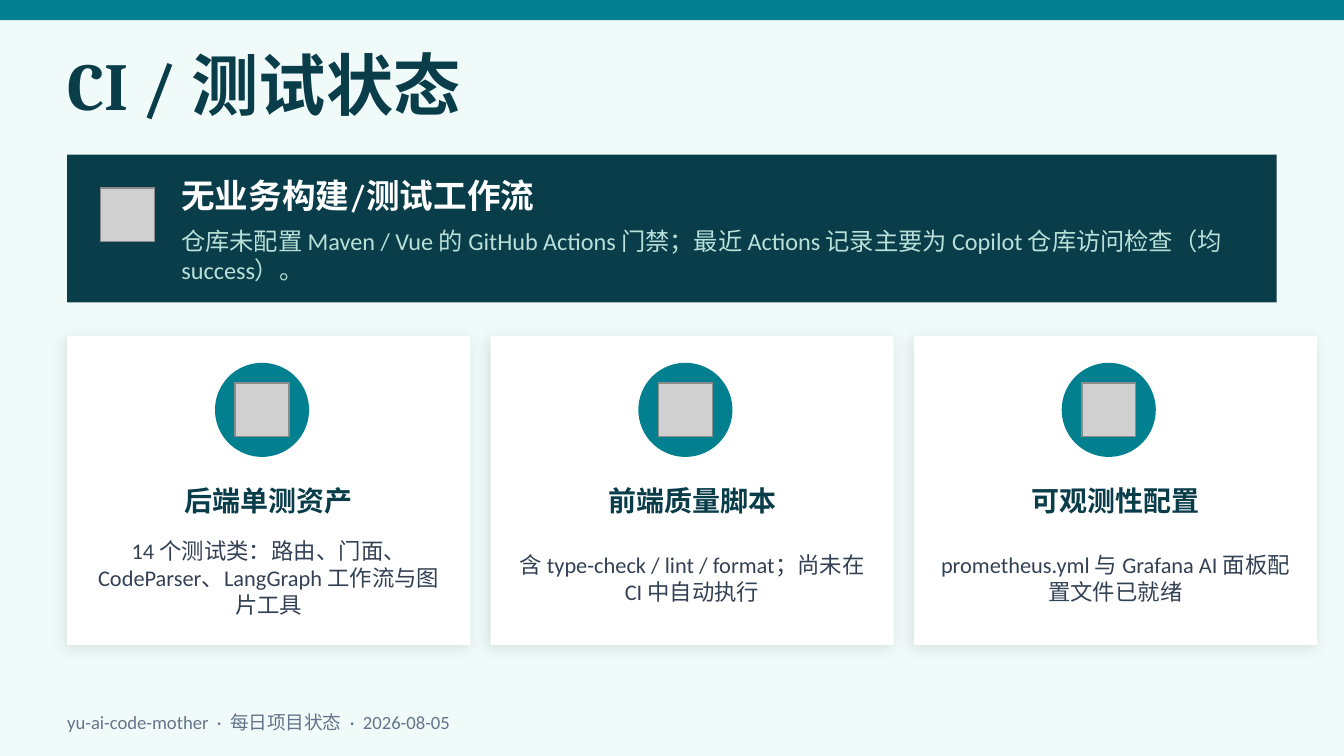
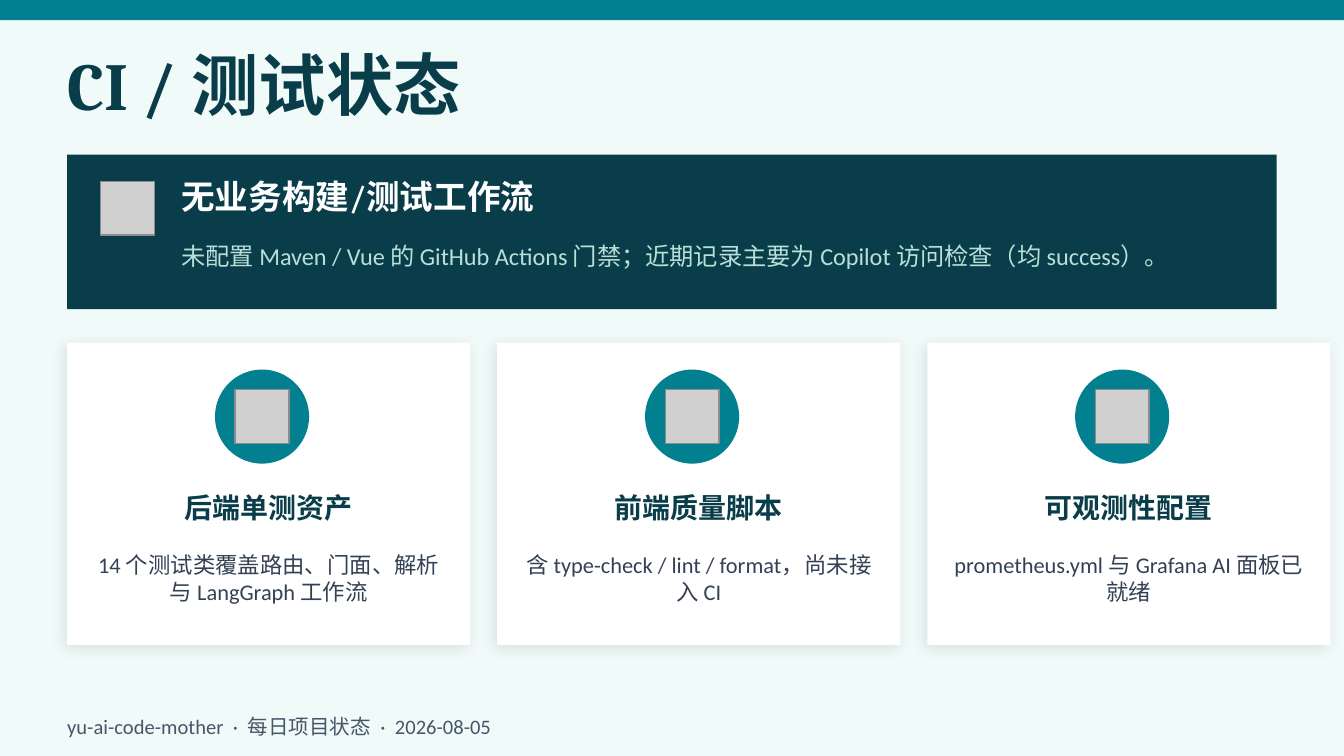
Before and after one commit to liyupi/yu-ai-code-mother, a slide deck: slide 10 of docs/reports/project-status-2026-08-05.pptx. Drawn at 1344x756 pixels with LibreOffice and Linux fonts; fonts in the diff are those of the drawing; grey boxes stand for pictures. Boxes give left, top, right and bottom in pixels: in the first picture for what was removed or moved away, otherwise in the second. Text is boxed around its words. In the diff, an @@ line names an element or a change of style, - is before the commit and + after.

```diff
--- a/docs/reports/project-status-2026-08-05.pptx
+++ b/docs/reports/project-status-2026-08-05.pptx
@@ rectangle: place and size @@
-rectangle at bbox=[67, 155, 1277, 302]
+rectangle at bbox=[67, 155, 1277, 309]
@@ picture: place and size @@
-picture at bbox=[101, 188, 155, 242]
+picture at bbox=[101, 181, 155, 235]
@@ text at bbox=[181, 244, 1169, 269]: text changed @@
-仓库未配置 Maven / Vue 的 GitHub Actions 门禁；最近 Actions 记录主要为 Copilot 仓库访问检查（均 success）。
+未配置 Maven / Vue 的 GitHub Actions 门禁；近期记录主要为 Copilot 访问检查（均 success）。
@@ rectangle: place and size @@
-rectangle at bbox=[67, 336, 470, 645]
+rectangle at bbox=[67, 343, 470, 645]
@@ rectangle: place and size @@
-rectangle at bbox=[491, 336, 894, 645]
+rectangle at bbox=[497, 343, 900, 645]
@@ rectangle: place and size @@
-rectangle at bbox=[914, 336, 1317, 645]
+rectangle at bbox=[927, 343, 1331, 645]
@@ ellipse: place and size @@
-ellipse at bbox=[215, 363, 309, 457]
+ellipse at bbox=[215, 370, 309, 464]
@@ ellipse: place and size @@
-ellipse at bbox=[638, 363, 732, 457]
+ellipse at bbox=[645, 370, 739, 464]
@@ ellipse: place and size @@
-ellipse at bbox=[1062, 363, 1156, 457]
+ellipse at bbox=[1075, 370, 1169, 464]
@@ picture: place and size @@
-picture at bbox=[235, 383, 289, 437]
+picture at bbox=[235, 390, 289, 444]
@@ picture: place and size @@
-picture at bbox=[659, 383, 712, 437]
+picture at bbox=[665, 390, 719, 444]
@@ picture: place and size @@
-picture at bbox=[1082, 383, 1136, 437]
+picture at bbox=[1095, 390, 1149, 444]
@@ text "后端单测资产": place and size @@
-text "后端单测资产" at bbox=[185, 487, 353, 514]
+text "后端单测资产" at bbox=[185, 494, 353, 521]
@@ text "前端质量脚本": place and size @@
-text "前端质量脚本" at bbox=[608, 487, 776, 514]
+text "前端质量脚本" at bbox=[615, 494, 783, 521]
@@ text "可观测性配置": place and size @@
-text "可观测性配置" at bbox=[1031, 487, 1199, 514]
+text "可观测性配置" at bbox=[1045, 494, 1213, 521]
@@ text at bbox=[98, 554, 439, 604]: text changed @@
-14 个测试类：路由、门面、CodeParser、LangGraph 工作流与图片工具
+14 个测试类覆盖路由、门面、解析与 LangGraph 工作流
@@ text at bbox=[526, 554, 872, 602]: text changed @@
-含 type-check / lint / format；尚未在 CI 中自动执行
+含 type-check / lint / format，尚未接入 CI
@@ text at bbox=[954, 554, 1303, 602]: text changed @@
-prometheus.yml 与 Grafana AI 面板配置文件已就绪
+prometheus.yml 与 Grafana AI 面板已就绪
@@ text "yu-ai-code-mother · 每日项目状态 · 2026-08-05" at bbox=[67, 716, 491, 738]: size 10 to 11 pt, text colour #64748B to #475569 @@
```
Also in this commit, not shown: 9 other slides changed.
